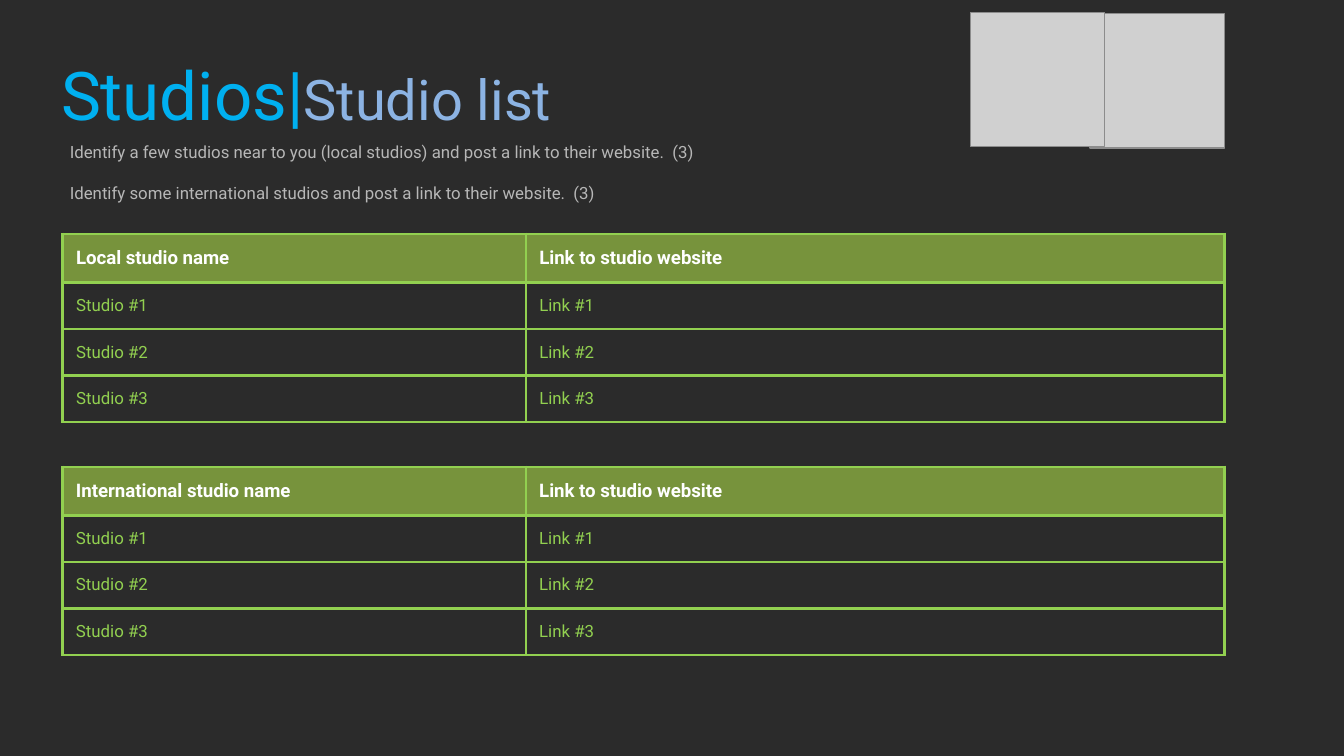
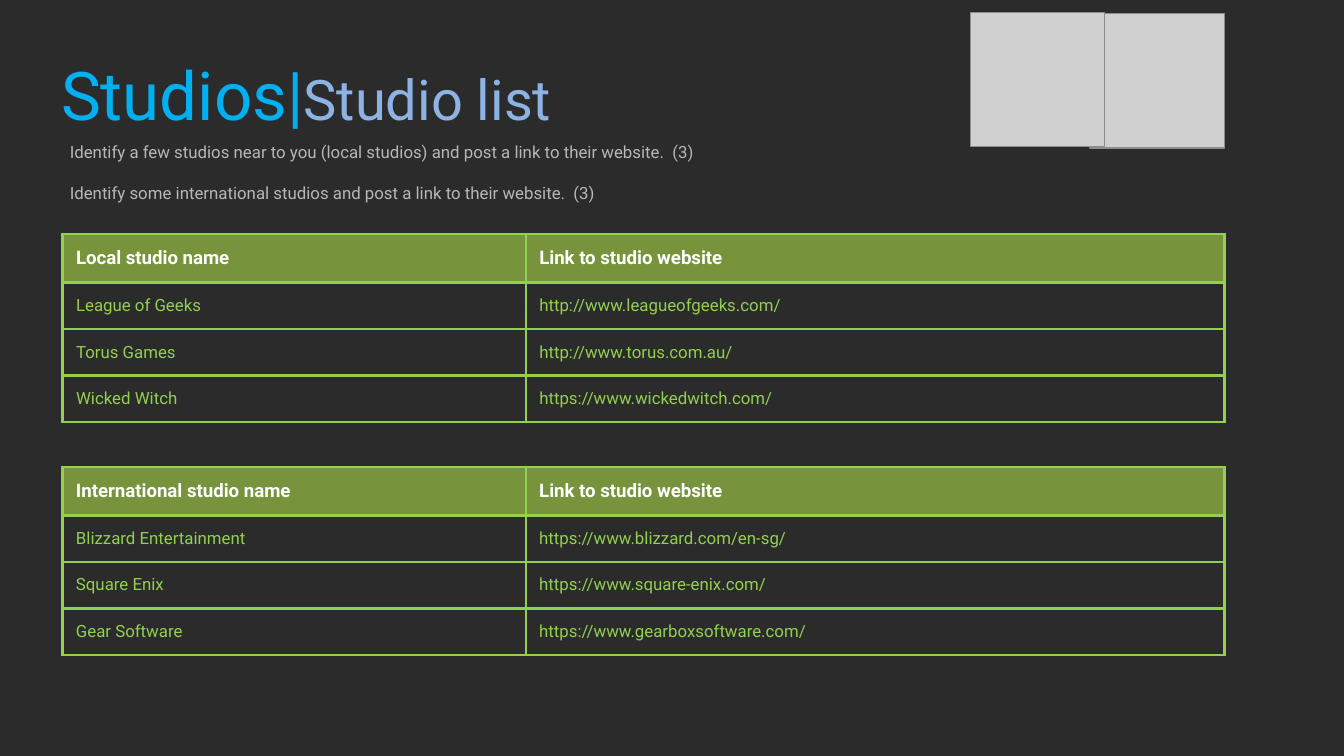
Before and after one commit to Ryszarder/ProfessionalStudies, a slide deck: slide 20 of 2021_Professional_Studies_1_BlakePeck.pptx. Drawn at 1344x756 pixels with LibreOffice and Linux fonts; fonts in the diff are those of the drawing; grey boxes stand for pictures; background and template pictures are left out; a plain dark background stands for a picture behind light text. Boxes give left, top, right and bottom in pixels: in the first picture for what was removed or moved away, otherwise in the second. Text is boxed around its words. In the diff, an @@ line names an element or a change of style, - is before the commit and + after.

```diff
--- a/2021_Professional_Studies_1_BlakePeck.pptx
+++ b/2021_Professional_Studies_1_BlakePeck.pptx
@@ table at [63,234,1226,425] @@
-row 2, column 1: Studio #1
+row 2, column 1: League of Geeks
-row 2, column 2: Link #1
+row 2, column 2: http://www.leagueofgeeks.com/
-row 3, column 1: Studio #2
+row 3, column 1: Torus Games
-row 3, column 2: Link #2
+row 3, column 2: http://www.torus.com.au/
-row 4, column 1: Studio #3
+row 4, column 1: Wicked Witch
-row 4, column 2: Link #3
+row 4, column 2: https://www.wickedwitch.com/
@@ table at [63,466,1226,657] @@
-row 2, column 1: Studio #1
+row 2, column 1: Blizzard Entertainment
-row 2, column 2: Link #1
+row 2, column 2: https://www.blizzard.com/en-sg/
-row 3, column 1: Studio #2
+row 3, column 1: Square Enix
-row 3, column 2: Link #2
+row 3, column 2: https://www.square-enix.com/
-row 4, column 1: Studio #3
+row 4, column 1: Gear Software
-row 4, column 2: Link #3
+row 4, column 2: https://www.gearboxsoftware.com/
```
Also in this commit, not shown: 3 other slides changed.
